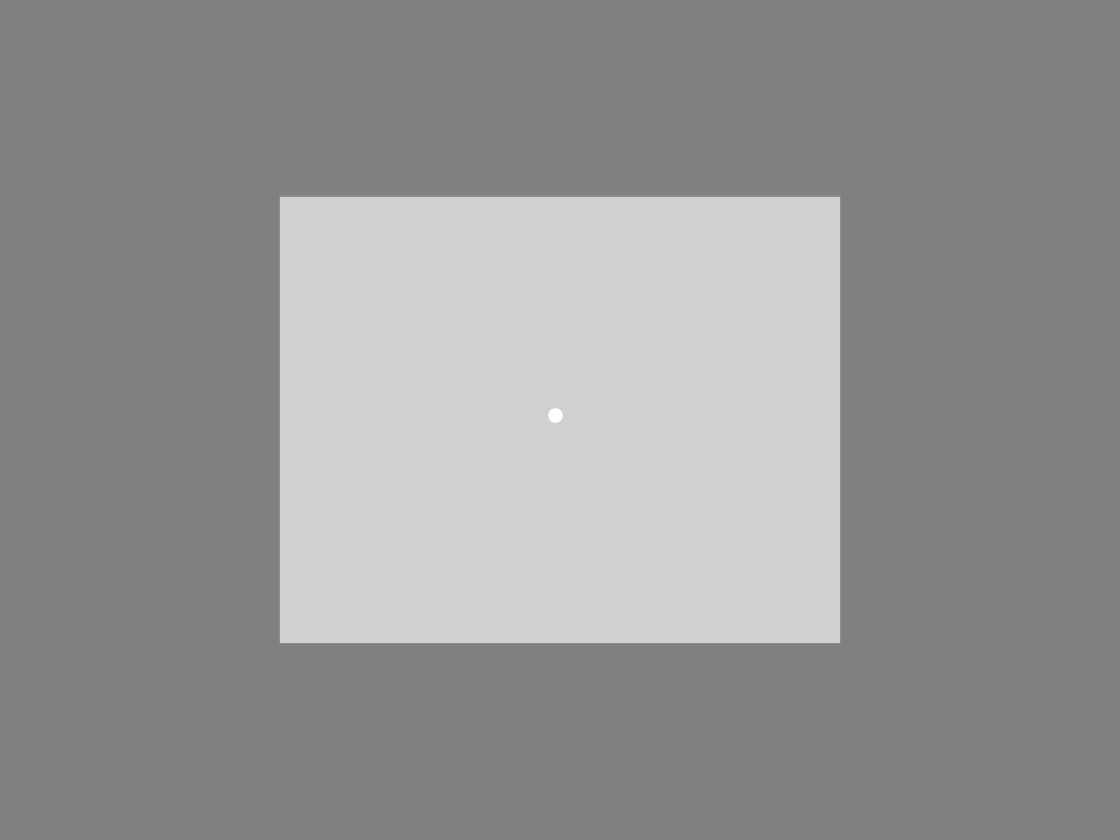
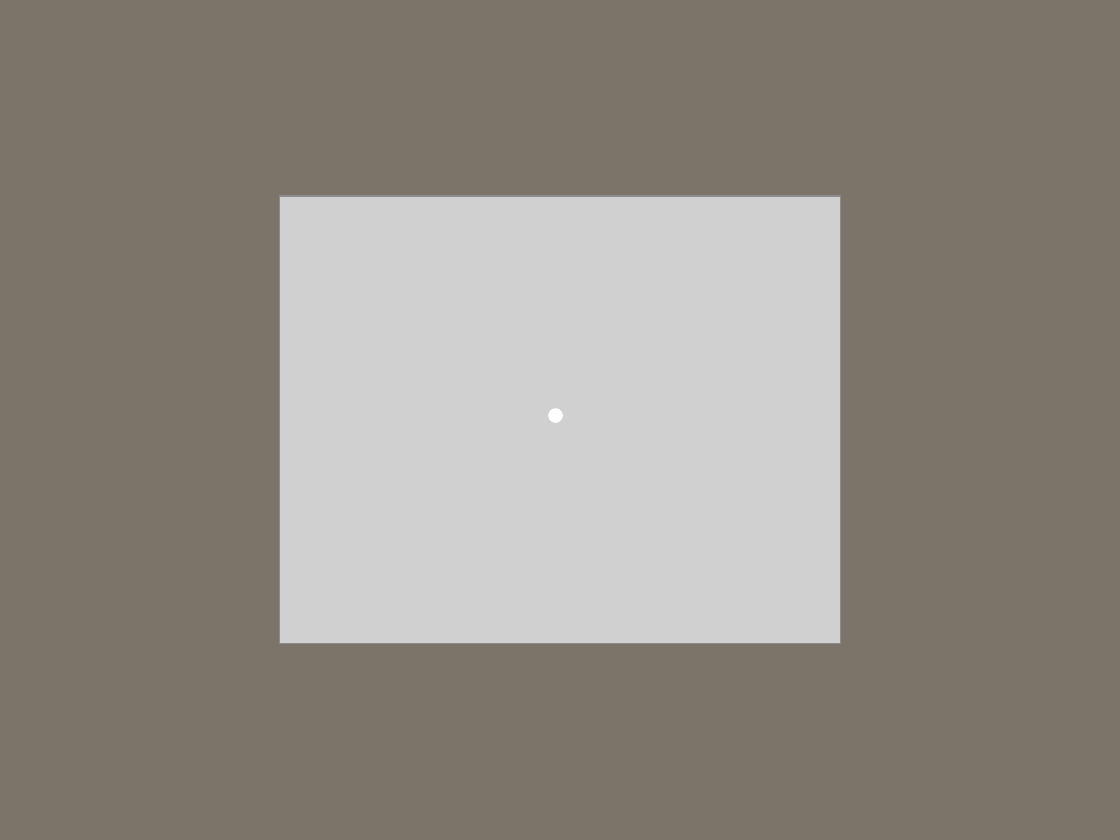
Before and after one commit to Yuxuan-Dai-psycho/NaturalVisionProject, a slide deck: slide 4 of HACS/instruction/instruction.pptx. Drawn at 1120x840 pixels with LibreOffice and Linux fonts; fonts in the diff are those of the drawing; grey boxes stand for pictures. Boxes give left, top, right and bottom in pixels: in the first picture for what was removed or moved away, otherwise in the second. Text is boxed around its words. In the diff, an @@ line names an element or a change of style, - is before the commit and + after.

```diff
--- a/HACS/instruction/instruction.pptx
+++ b/HACS/instruction/instruction.pptx
@@ background #808080 to #7C7468 @@
```
Also in this commit, not shown: 7 other slides changed, 8 other files.
